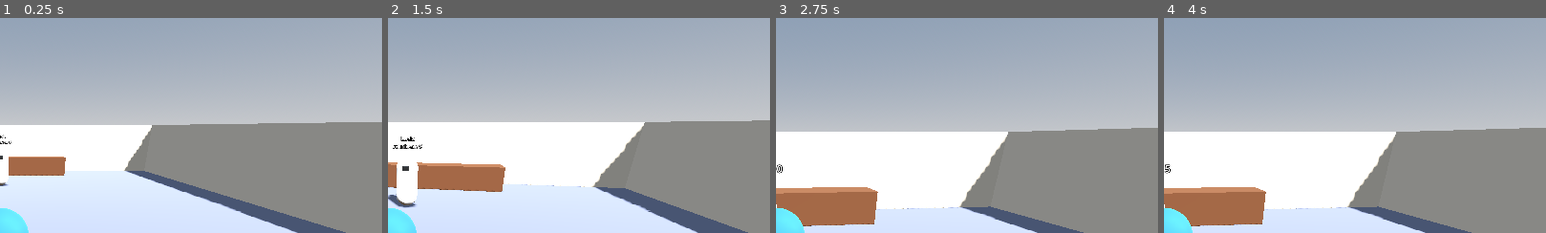
Above: before the commit, frames 1-4 (left to right).
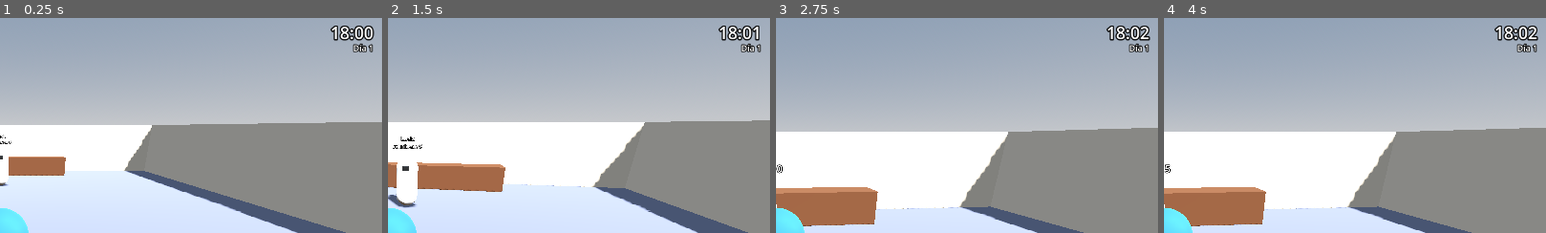
Above: after the commit, the same moments.

Repository: paputronix/claude
Game: Godot game, scene res://scenes/main.tscn
Same seed, same stepped clock (60 frames per second), same inputs: the game is played once before the commit and once after it.
Inputs (mouse positions are % of the whole screen's width and height, from its top left):
- Up to frame 1 (0.25 s): no input
- Up to frame 2 (1.5 s): tap Enter at 0.5 s; move the mouse to (55, 50) at 0.52 s; hold W (move_forward) from 0.53 s (still down); tap E (interact) at 0.6 s; move the mouse to (45, 50) at 1.27 s; tap Tab (phone) at 1.35 s
- Up to frame 3 (2.75 s): keep holding W (move_forward); move the mouse to (52, 48) at 2.02 s; tap 1 at 2.1 s
- Up to frame 4 (4 s): release W (move_forward) at 2.75 s; click "1. Solo cuando sé que vas a e…" at 2.75 s; click "1. Continuar" at 3.5 s
The pictures show only the part of the screen within x 50-100%, y 1-51%; the shares and areas given below are measured in that part.

The runs differ from the first frame. In frame 1, 0.8% of the frame differs, in the area x 86-98%, y 3-16%; in frame 2, 0.7%; in frame 3, 0.8%; in frame 4, 0.8%.

Commit message:
Reloj de juego con rollover de día, pausa por conversación y HUD
Co-Authored-By: Claude Opus 5.5 <noreply@anthropic.com>
Claude-Session: https://claude.ai/code/session_01Auvf4ozudkDcGEwrp2V3qA

Diff:
--- a/scenes/ui/clock_hud.tscn
+++ b/scenes/ui/clock_hud.tscn
@@ -1,4 +1,37 @@
-[gd_scene format=3]
+[gd_scene load_steps=2 format=3]
+
+[ext_resource type="Script" path="res://scripts/ui/clock_hud.gd" id="1"]
 
 [node name="ClockHud" type="CanvasLayer"]
 layer = 5
+script = ExtResource("1")
+
+[node name="Box" type="VBoxContainer" parent="."]
+anchors_preset = 1
+anchor_left = 1.0
+anchor_right = 1.0
+offset_left = -180.0
+offset_top = 12.0
+offset_right = -16.0
+offset_bottom = 80.0
+grow_horizontal = 0
+mouse_filter = 2
+theme_override_constants/separation = -4
+
+[node name="TimeLabel" type="Label" parent="Box"]
+layout_mode = 2
+mouse_filter = 2
+theme_override_colors/font_outline_color = Color(0, 0, 0, 1)
+theme_override_constants/outline_size = 8
+theme_override_font_sizes/font_size = 28
+text = "18:00"
+horizontal_alignment = 2
+
+[node name="DayLabel" type="Label" parent="Box"]
+layout_mode = 2
+mouse_filter = 2
+theme_override_colors/font_outline_color = Color(0, 0, 0, 1)
+theme_override_constants/outline_size = 6
+theme_override_font_sizes/font_size = 14
+text = "Día 1"
+horizontal_alignment = 2
--- a/scripts/autoload/game_clock.gd
+++ b/scripts/autoload/game_clock.gd
@@ -1,20 +1,69 @@
 extends Node
-## Reloj de juego. STUB (Ola 0): API fija, implementación en `claude/ligar-clock`.
-## El tiempo se mide en minutos desde las 00:00 (0..1439).
+## Reloj de juego. El tiempo se mide en minutos desde las 00:00 (0..1439).
+##
+## Teclas de debug (solo en build debug, leídas por keycode, sin input actions):
+## F1 = x1, F2 = x10, F3 = x60 de `time_scale`.
 
 signal minute_changed(minutes_of_day: int)
 signal hour_changed(hour: int)
+signal day_changed(day: int)
 
 const MINUTES_PER_DAY := 1440
 
 ## Minutos de juego que pasan por segundo real.
 @export var time_scale := 1.0
+## Pausa manual. Independiente de la pausa por conversación.
 var paused := false
 var minutes_of_day := 18 * 60
+## Día actual (empieza en 1).
+var day := 1
+
+var _accum := 0.0
+var _in_conversation := false
+
+
+func _ready() -> void:
+	var bus := get_node_or_null("/root/EventBus")
+	if bus:
+		bus.conversation_started.connect(_on_conversation_started)
+		bus.conversation_ended.connect(_on_conversation_ended)
+
+
+func _process(delta: float) -> void:
+	advance(delta * time_scale)
+
+
+func _unhandled_input(event: InputEvent) -> void:
+	if not OS.is_debug_build():
+		return
+	var key := event as InputEventKey
+	if key == null or not key.pressed or key.echo:
+		return
+	match key.keycode:
+		KEY_F1: time_scale = 1.0
+		KEY_F2: time_scale = 10.0
+		KEY_F3: time_scale = 60.0
+
+
+## True si el reloj avanza (ni pausa manual ni conversación).
+func is_running() -> bool:
+	return not paused and not _in_conversation
+
+
+## Avanza `game_minutes` minutos de juego (si el reloj corre). Emite las señales
+## por cada minuto/hora/día cruzado.
+func advance(game_minutes: float) -> void:
+	if not is_running() or game_minutes <= 0.0:
+		return
+	_accum += game_minutes
+	while _accum >= 1.0:
+		_accum -= 1.0
+		_step_minute()
 
 
 func set_time(hour: int, minute: int) -> void:
 	minutes_of_day = (hour * 60 + minute) % MINUTES_PER_DAY
+	_accum = 0.0
 	minute_changed.emit(minutes_of_day)
 
 
@@ -37,3 +86,26 @@
 	if parts.size() != 2 or not parts[0].is_valid_int() or not parts[1].is_valid_int():
 		return -1
 	return int(parts[0]) * 60 + int(parts[1])
+
+
+func _step_minute() -> void:
+	var old_hour := get_hour()
+	minutes_of_day += 1
+	var new_day := false
+	if minutes_of_day >= MINUTES_PER_DAY:
+		minutes_of_day = 0
+		day += 1
+		new_day = true
+	minute_changed.emit(minutes_of_day)
+	if get_hour() != old_hour:
+		hour_changed.emit(get_hour())
+	if new_day:
+		day_changed.emit(day)
+
+
+func _on_conversation_started(_npc_id: String) -> void:
+	_in_conversation = true
+
+
+func _on_conversation_ended(_npc_id: String) -> void:
+	_in_conversation = false
--- /dev/null
+++ b/scripts/ui/clock_hud.gd
@@ -0,0 +1,18 @@
+extends CanvasLayer
+## HUD del reloj: "HH:MM" y "Día N" arriba a la derecha. Se actualiza por señales.
+
+@onready var _time_label: Label = $Box/TimeLabel
+@onready var _day_label: Label = $Box/DayLabel
+
+
+func _ready() -> void:
+	var clock := get_node("/root/GameClock")
+	clock.minute_changed.connect(func(_m: int) -> void: _refresh())
+	clock.day_changed.connect(func(_d: int) -> void: _refresh())
+	_refresh()
+
+
+func _refresh() -> void:
+	var clock := get_node("/root/GameClock")
+	_time_label.text = clock.format_time()
+	_day_label.text = "Día %d" % clock.day
--- /dev/null
+++ b/tests/test_clock.gd
@@ -0,0 +1,64 @@
+extends "res://tests/test_base.gd"
+
+
+func run_test() -> void:
+	var clock := autoload("GameClock")
+	var bus := autoload("EventBus")
+	var minutes: Array[int] = []
+	var hours: Array[int] = []
+	var days: Array[int] = []
+	clock.minute_changed.connect(func(m: int) -> void: minutes.append(m))
+	clock.hour_changed.connect(func(h: int) -> void: hours.append(h))
+	clock.day_changed.connect(func(d: int) -> void: days.append(d))
+	clock.time_scale = 0.0  # evita que _process interfiera
+
+	clock.set_time(10, 58)
+	minutes.clear()
+	clock.advance(0.5)
+	check(minutes.is_empty(), "medio minuto no emite")
+	clock.advance(0.5)
+	check(minutes == [659], "acumula fracciones: %s" % [minutes])
+	clock.advance(1.0)
+	check(minutes == [659, 660] and hours == [11], "cruce de hora")
+
+	minutes.clear()
+	hours.clear()
+	clock.advance(185.0)
+	check(minutes.size() == 185, "185 minutos emitidos")
+	check(hours == [12, 13, 14], "cruce de varias horas: %s" % [hours])
+	check(clock.format_time() == "14:05", "hora final " + clock.format_time())
+
+	clock.set_time(23, 59)
+	hours.clear()
+	clock.advance(1.0)
+	check(clock.day == 2 and days == [2], "rollover de día")
+	check(clock.minutes_of_day == 0 and hours == [0], "medianoche y hora 0")
+
+	# Pausa por conversación (separada de la manual)
+	clock.set_time(9, 0)
+	bus.conversation_started.emit("x")
+	check(not clock.is_running(), "conversación detiene")
+	clock.advance(5.0)
+	check(clock.minutes_of_day == 540, "no avanza en conversación")
+	bus.conversation_ended.emit("x")
+	check(clock.is_running(), "reanuda al terminar")
+	clock.advance(5.0)
+	check(clock.minutes_of_day == 545, "avanza tras conversación")
+
+	clock.paused = true
+	clock.advance(5.0)
+	check(clock.minutes_of_day == 545 and not clock.is_running(), "pausa manual")
+	bus.conversation_started.emit("x")
+	bus.conversation_ended.emit("x")
+	check(not clock.is_running(), "fin de conversación no pisa la pausa manual")
+	clock.paused = false
+
+	# HUD
+	var hud := autoload("ClockHud")
+	clock.set_time(7, 30)
+	clock.advance(5.0)
+	var label: Label = hud.get_node("Box/TimeLabel")
+	check(label.text == "07:35", "HUD muestra la hora: " + label.text)
+	var dlabel: Label = hud.get_node("Box/DayLabel")
+	check(dlabel.text == "Día %d" % clock.day, "HUD muestra el día")
+	clock.time_scale = 1.0
